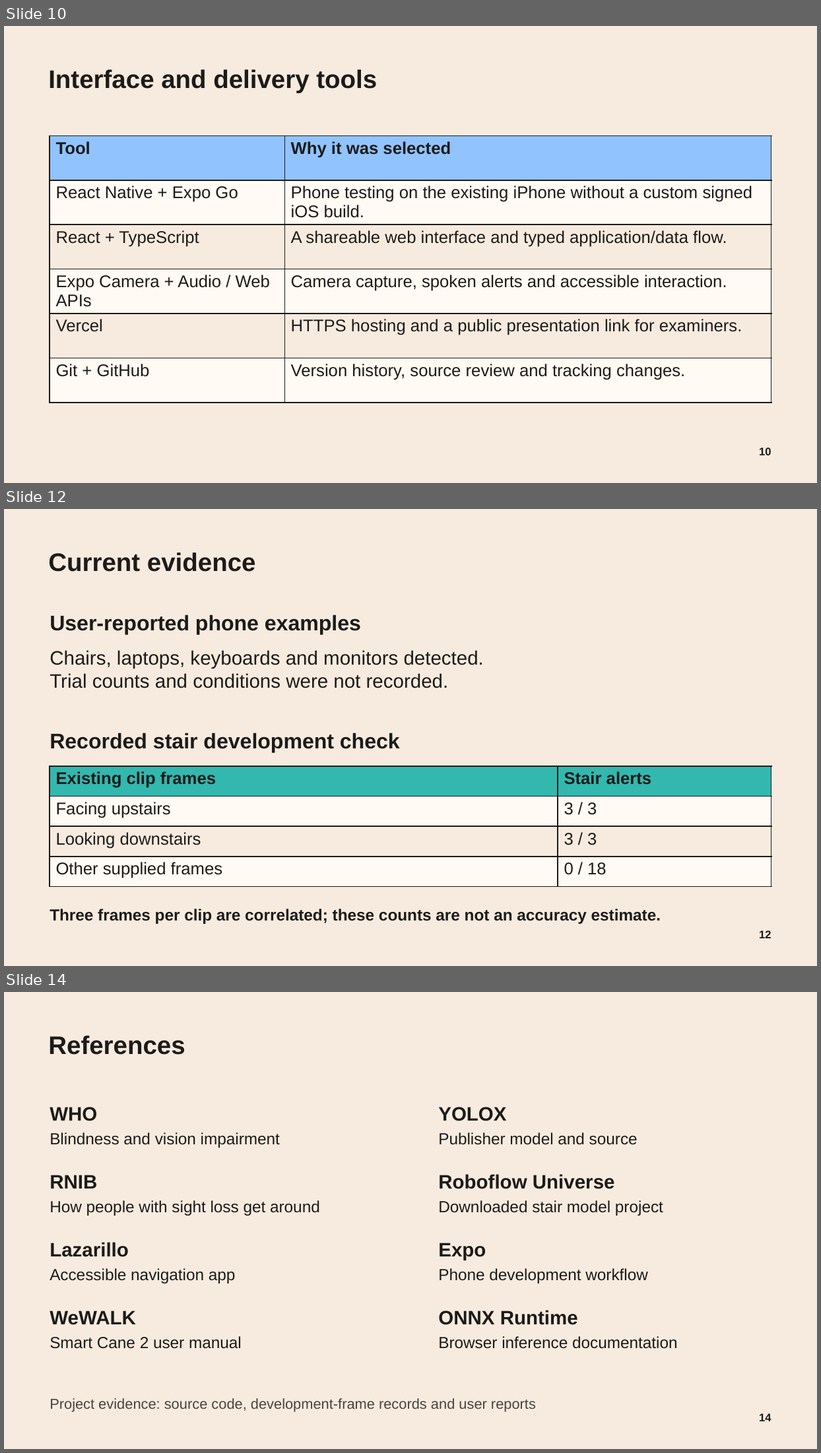
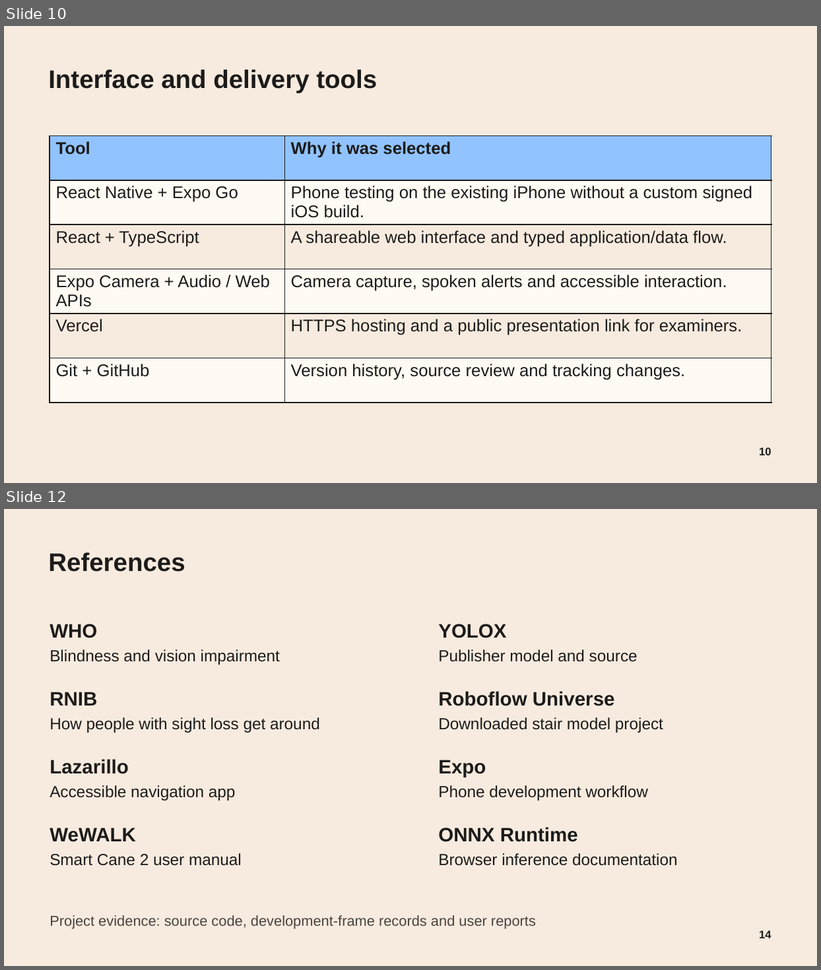
Before and after one commit to Omphile-coder/PathSignal, a slide deck: PathSignal — Final Year Project.pptx. Shown one above the other, each under a label of ours: slides 10, 12 and 14 before the commit, slides 10 and 12 after it; the slides between them are not shown. The pictures are 821x1453 and 821x970 pixels, drawn with LibreOffice and Linux fonts; fonts in the diff are those of the drawing; background and template pictures are left out. Boxes give left, top, right and bottom in pixels: in the first picture for what was removed or moved away, otherwise in the second. Text is boxed around its words. In the diff, an @@ line names an element or a change of style, - is before the commit and + after.

```diff
--- a/PathSignal — Final Year Project.pptx
+++ b/PathSignal — Final Year Project.pptx
@@ slide 12 removed at (4, 509, 817, 966), background picture (left out) @@
@@ text removed at (48, 553, 256, 572) @@
-Current evidence
@@ text removed at (50, 615, 361, 634) @@
-User-reported phone examples
@@ text removed at (50, 650, 484, 689) @@
-Chairs, laptops, keyboards and monitors detected.
-Trial counts and conditions were not recorded.
@@ text removed at (50, 733, 400, 753) @@
-Recorded stair development check
@@ table removed at (50, 766, 772, 887), 4 rows, 2 columns @@
-Existing clip frames | Stair alerts
-Facing upstairs | 3 / 3
-Looking downstairs | 3 / 3
-Other supplied frames | 0 / 18
@@ text removed at (50, 909, 661, 924) @@
-Three frames per clip are correlated; these counts are not an accuracy estimate.
@@ text removed at (759, 931, 772, 939) @@
-12
@@ what was slide 14 is now slide 12 @@
```
Also in this commit, not shown: 4 slides changed, 1 other slide removed.
